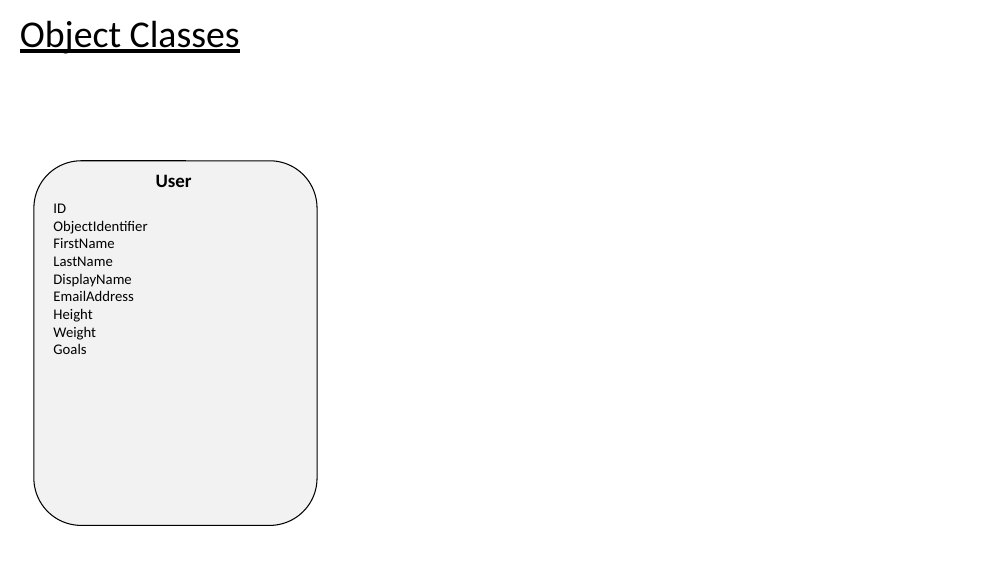
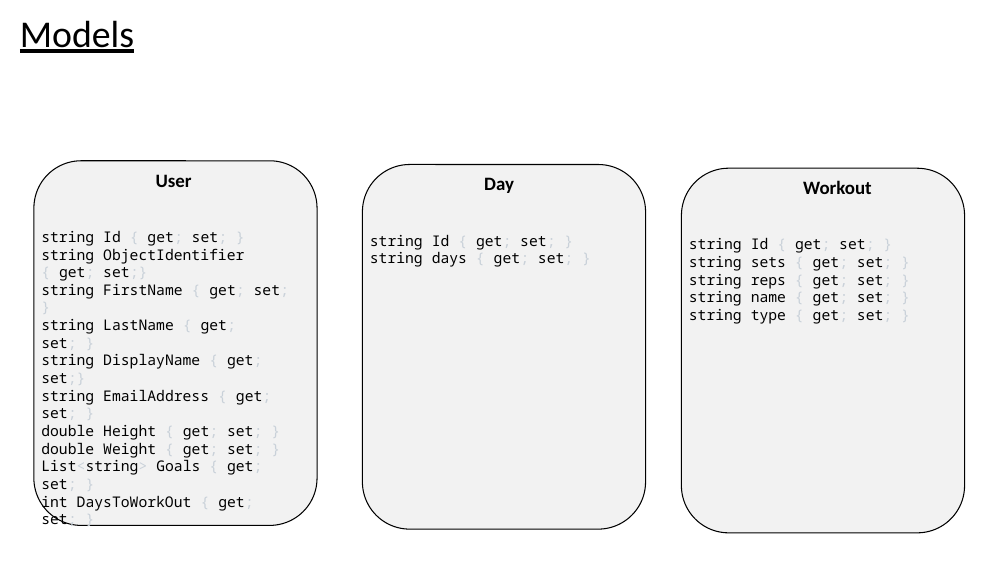
Before and after one commit to gabrown21/HolyFit, a slide deck: slide 3 of doc/HolyFitArchitecture.pptx (slide 2 before the commit). Drawn at 1008x567 pixels with LibreOffice and Linux fonts; fonts in the diff are those of the drawing. Boxes give left, top, right and bottom in pixels: in the first picture for what was removed or moved away, otherwise in the second. Text is boxed around its words. In the diff, an @@ line names an element or a change of style, - is before the commit and + after.

```diff
--- a/doc/HolyFitArchitecture.pptx
+++ b/doc/HolyFitArchitecture.pptx
@@ text at box(20, 20, 134, 53): text changed @@
-Object Classes
+Models
@@ rounded rectangle added at box(362, 165, 646, 529), fill #F2F2F2, outline #000000 1 pt @@
@@ text added at box(484, 177, 514, 193), 18 pt, text #000000, bold @@
+Day
@@ rounded rectangle added at box(681, 169, 965, 533), fill #F2F2F2, outline #000000 1 pt @@
@@ text added at box(803, 180, 872, 194), 18 pt, text #000000, bold @@
+Workout
@@ text at box(41, 231, 289, 526): text changed; font Calibri to Noto Sans Mono @@
-ID
-ObjectIdentifier
-FirstName
-LastName
-DisplayName
-EmailAddress
-Height
-Weight
-Goals
+string Id { get; set; }
+string ObjectIdentifier { get; set;}
+string FirstName { get; set; }
+string LastName { get; set; }
+string DisplayName { get; set;}
+string EmailAddress { get; set; }
+double Height { get; set; }
+double Weight { get; set; }
+List<string> Goals { get; set; }
+int DaysToWorkOut { get; set; }
@@ text added at box(370, 234, 573, 267), 14 pt, text #000000 @@
+string Id { get; set; }
+string days { get; set; }
@@ text added at box(689, 237, 892, 324), 14 pt, text #000000 @@
+string Id { get; set; }
+string sets { get; set; }
+string reps { get; set; }
+string name { get; set; }
+string type { get; set; }
```
Also in this commit, not shown: 3 slides added, 2 slides removed.
